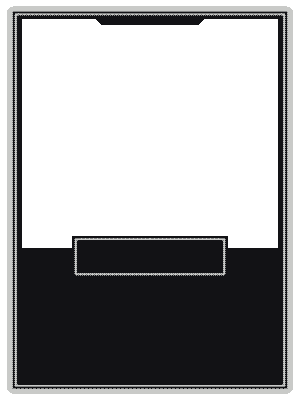
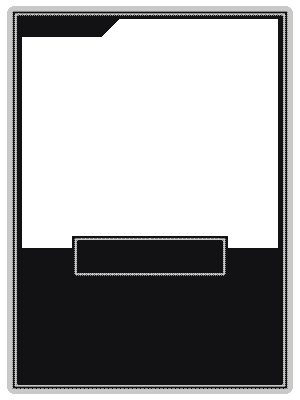
Comparing the layer stacks of the two (300, 400) images. Changes:
removed layer "레이어 4" over [7, 6, 293, 390]
added layer "레이어 6" above "레이어 7" over [7, 6, 293, 390]
